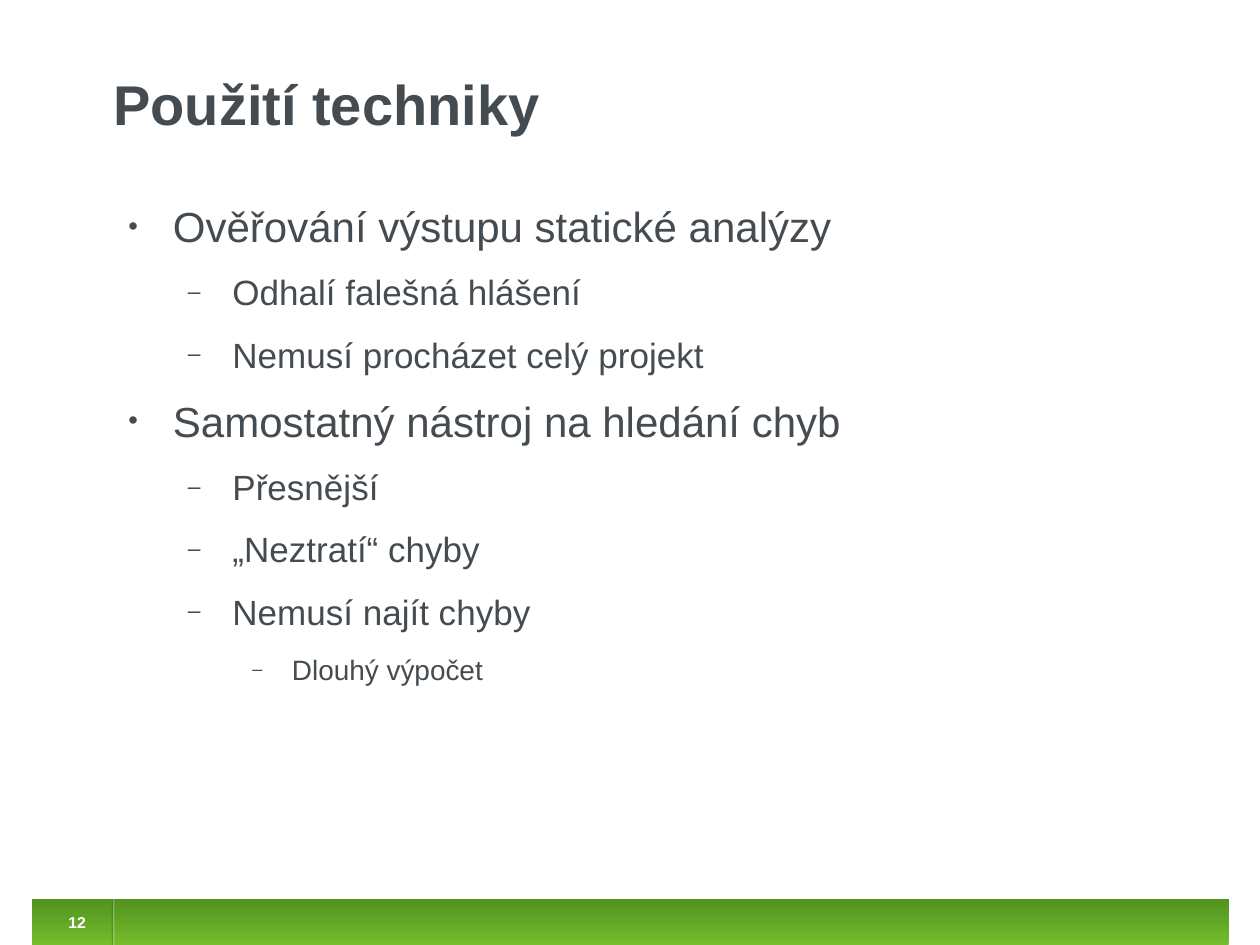
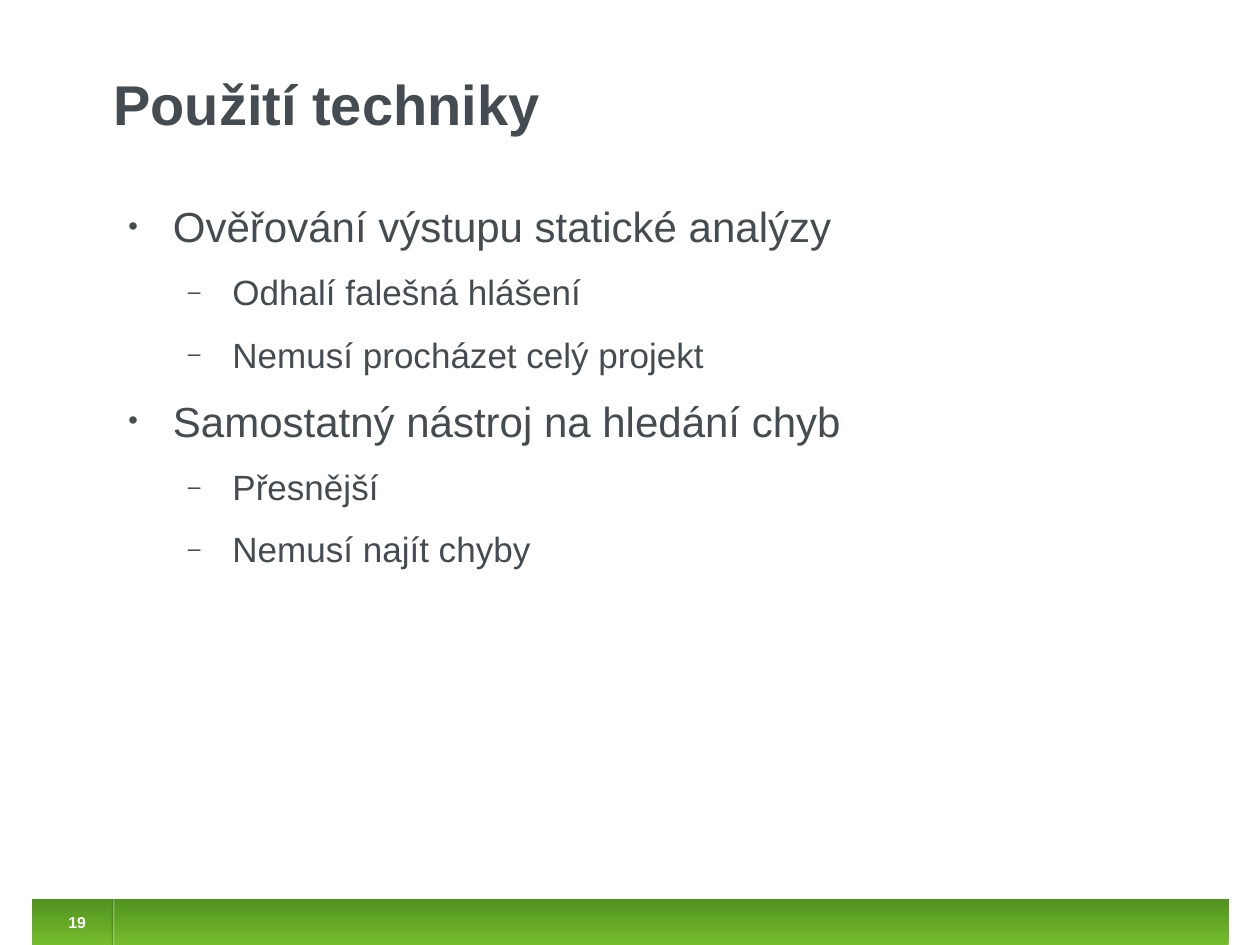
Before and after one commit to jirislaby/writings, a slide deck: slide 19 of presentations/stanse_prase.odp (slide 12 before the commit). Drawn at 1260x945 pixels with LibreOffice and Linux fonts; fonts in the diff are those of the drawing. Boxes give left, top, right and bottom in pixels: in the first picture for what was removed or moved away, otherwise in the second. Text is boxed around its words. In the diff, an @@ line names an element or a change of style, - is before the commit and + after.

```diff
--- a/presentations/stanse_prase.odp
+++ b/presentations/stanse_prase.odp
@@ text at [232,536,480,569]: paragraph removed @@
-  ‒ „Neztratí“ chyby
@@ text at [292,659,483,685]: paragraph removed @@
-    ‒ Dlouhý výpočet
@@ page number at [68,917,86,928]: text changed @@
-12
+19
```
Also in this commit, not shown: 10 other slides changed, 13 slides added, 1 slide removed.
